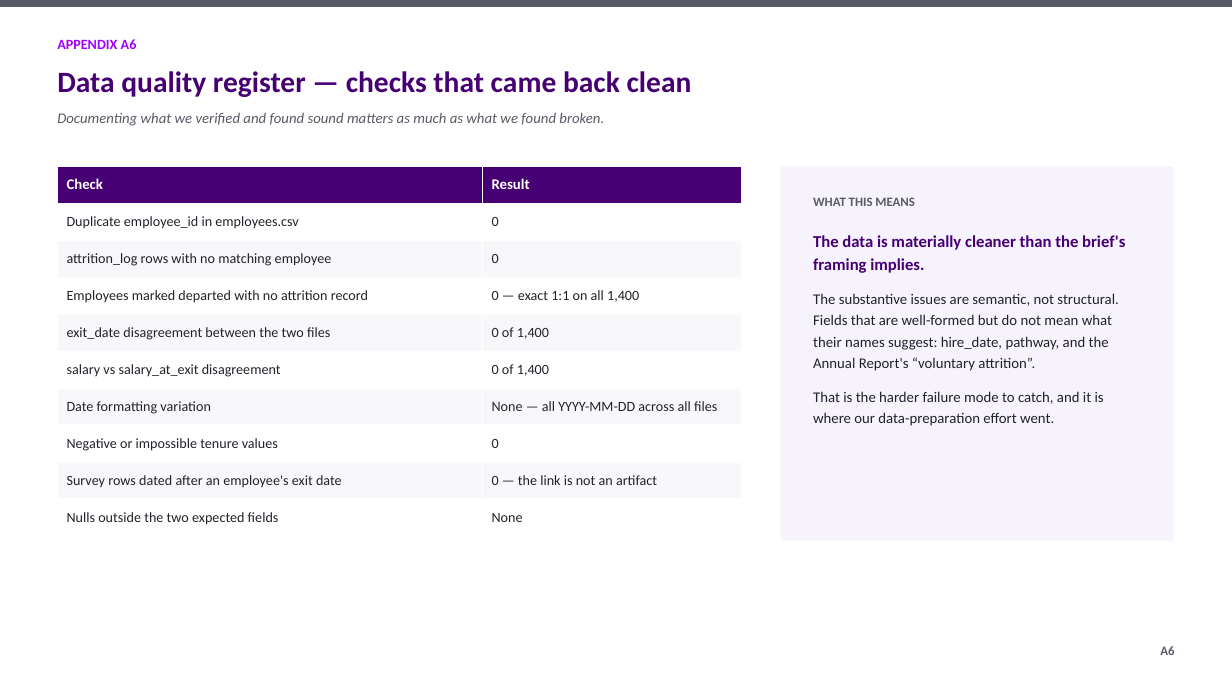
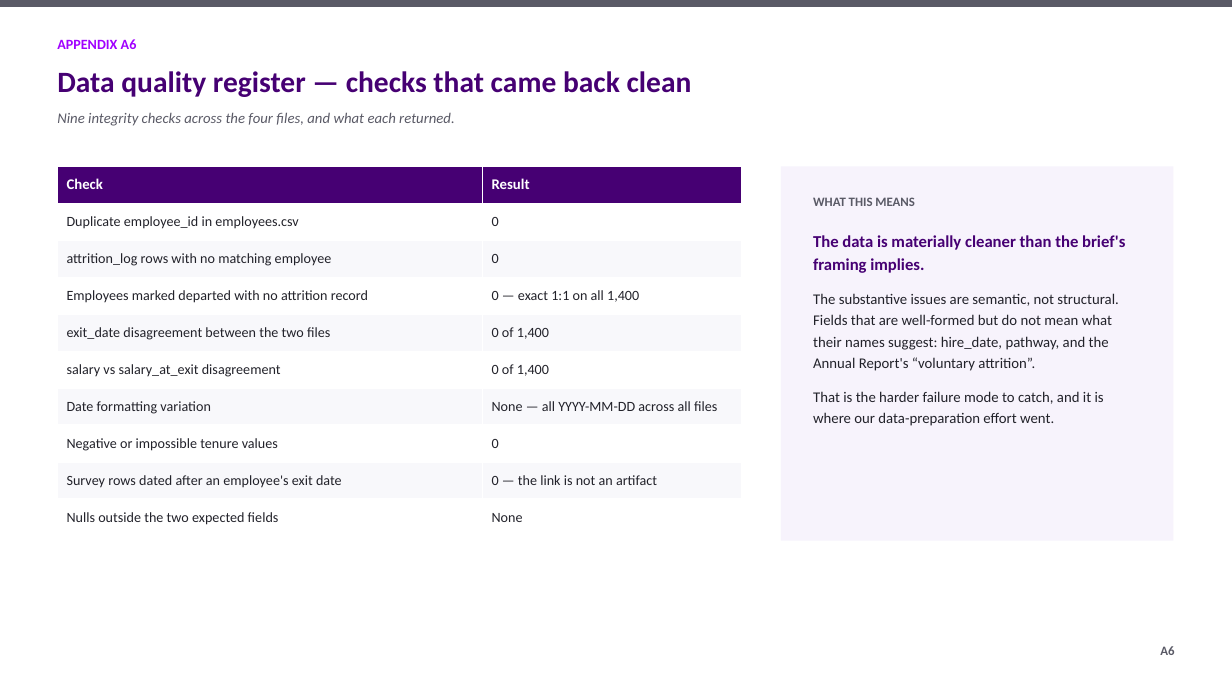
Before and after one commit to athxrva21/subaa_datathon, a slide deck: slide 23 of deck/NovaCorp_deck.pptx. Drawn at 1232x693 pixels with LibreOffice and Linux fonts; fonts in the diff are those of the drawing. Boxes give left, top, right and bottom in pixels: in the first picture for what was removed or moved away, otherwise in the second. Text is boxed around its words. In the diff, an @@ line names an element or a change of style, - is before the commit and + after.

```diff
--- a/deck/NovaCorp_deck.pptx
+++ b/deck/NovaCorp_deck.pptx
@@ text at [57,112,455,126]: text changed @@
-Documenting what we verified and found sound matters as much as what we found broken.
+Nine integrity checks across the four files, and what each returned.
```
Also in this commit, not shown: 2 other slides changed, 2 slides added, 13 other files.
